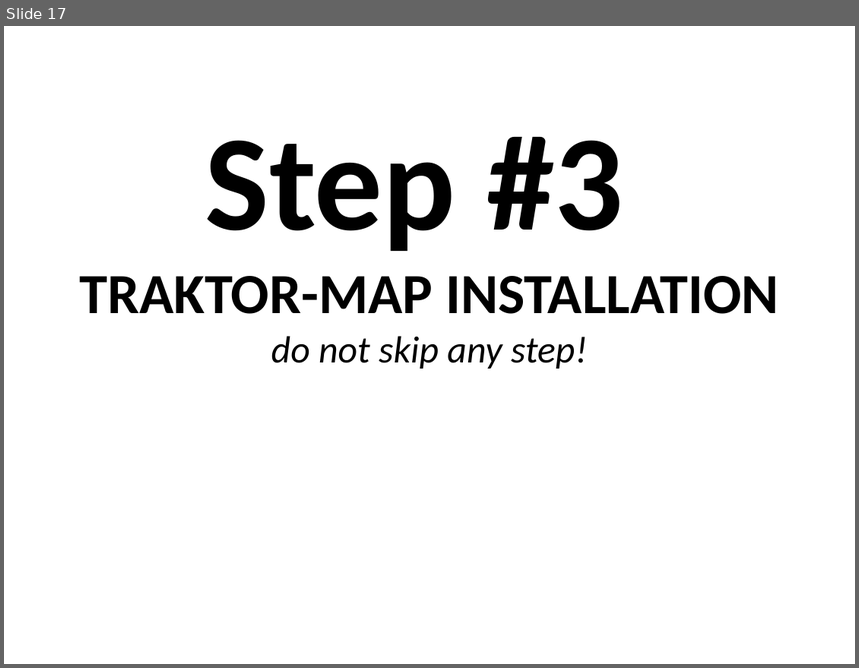
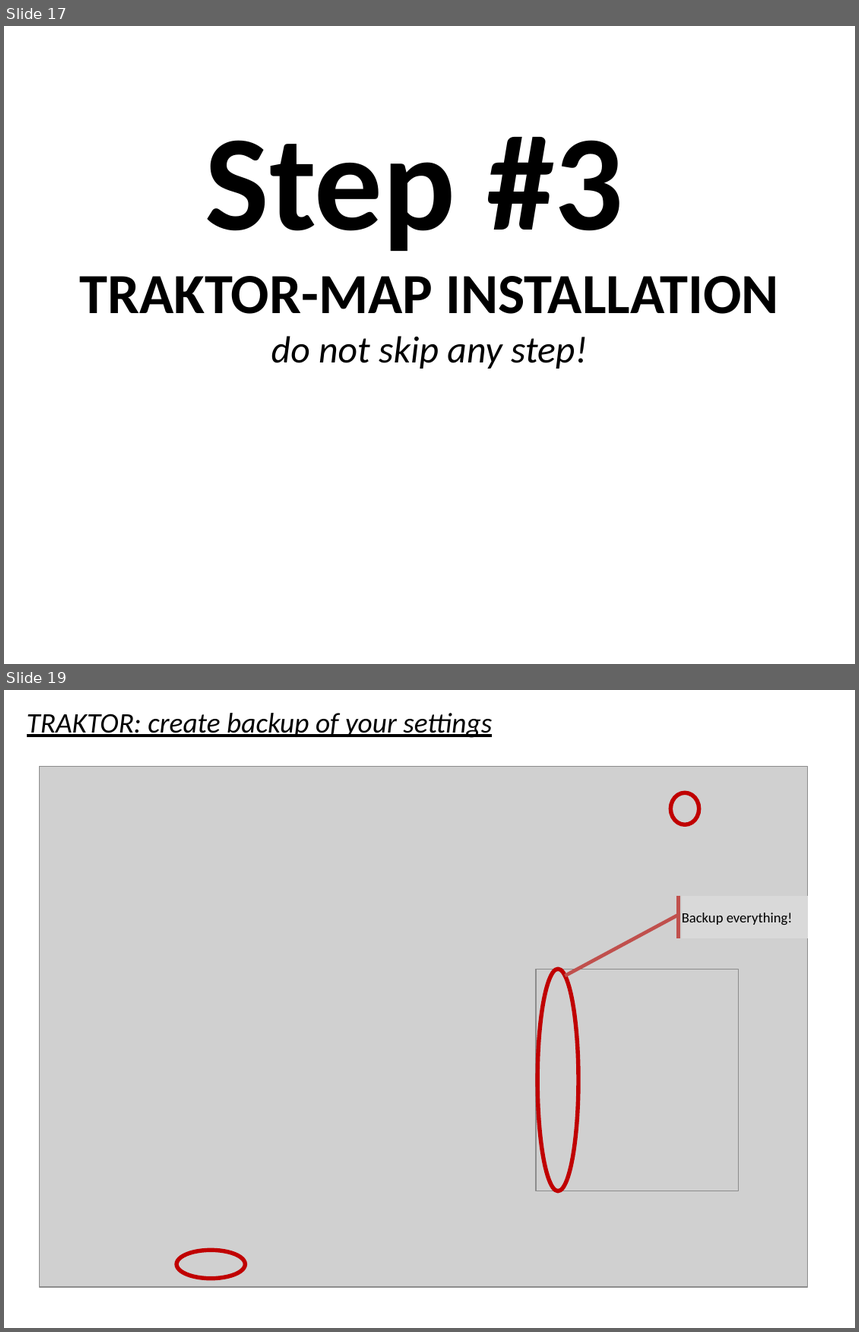
Before and after one commit to pestrela/music, a slide deck: traktor/mapping_ddj_1000/Support files/Source files/DDJ-1000 - Installation Guide.pptx. Shown one above the other, each under a label of ours: slide 17 before the commit, slides 17 and 19 after it; the slides between them are not shown. The pictures are 859x668 and 859x1332 pixels, drawn with LibreOffice and Linux fonts; fonts in the diff are those of the drawing; grey boxes stand for pictures. Boxes give left, top, right and bottom in pixels: in the first picture for what was removed or moved away, otherwise in the second. Text is boxed around its words. In the diff, an @@ line names an element or a change of style, - is before the commit and + after.

```diff
--- a/traktor/mapping_ddj_1000/Support files/Source files/DDJ-1000 - Installation Guide.pptx
+++ b/traktor/mapping_ddj_1000/Support files/Source files/DDJ-1000 - Installation Guide.pptx
@@ slide 19 added at box(4, 690, 855, 1328), background #FFFFFF @@
@@ text added at box(27, 713, 492, 738), 24 pt, text #000000, italic, underline @@
+TRAKTOR: create backup of your settings
@@ picture added at box(40, 767, 808, 1287) @@
@@ ellipse added at box(671, 793, 699, 825), outline #C00000 3.5 pt @@
@@ accent callout added at box(682, 896, 807, 939), fill #D9D9D9, outline #C0504D 3 pt, 12 pt, text #000000 @@
+Backup everything!
@@ picture added at box(536, 969, 739, 1192) @@
@@ ellipse added at box(538, 969, 579, 1192), outline #C00000 3.5 pt @@
@@ ellipse added at box(177, 1250, 246, 1278), outline #C00000 3.5 pt @@
```
Also in this commit, not shown: 9 slides changed, 4 other slides added, 3 slides removed, 26 other files.
